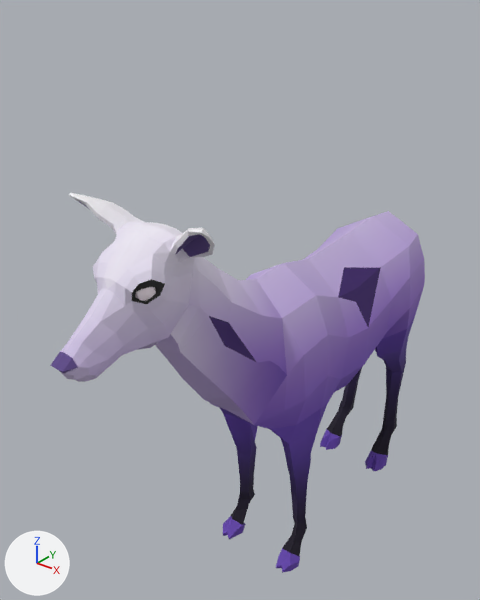
Before and after pictures for a commit that changed the FBX model Assets/Project/Art/Models/Deer/Models/Deer 2.FBX.
One viewpoint serves both versions: a 50 mm camera at (1.359, -2.397, 2.372) aimed at (-0.155, -0.504, 1.198). The axes (+X, +Y, +Z) are drawn at lower left. The lights are the same throughout. Where no turn or scale is listed for an object, it has been applied to the vertices.

The first picture shows 'Deer 003'.
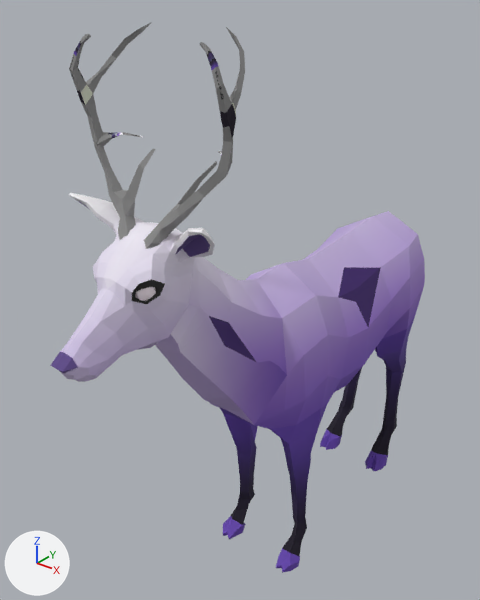
Changed parts and their boxes [x1, y1, x2, y2] in the pictures (480 x 600 px):
'Antlers 01', added
    after: [69, 22, 245, 249]

The edits, one by one:
Mesh me_mesh_1 is new.
It has 200 vertices, 228 faces and spans x -0.292..0.292, y -0.047..0.216, z -0.043..0.558.
It uses material mat_01___default (picture img_perso_png).
Object 'Antlers 01' (ob_antlers_01) is new; it shows me_mesh_1.
Its location is (0.0, -1.148, 1.697).
